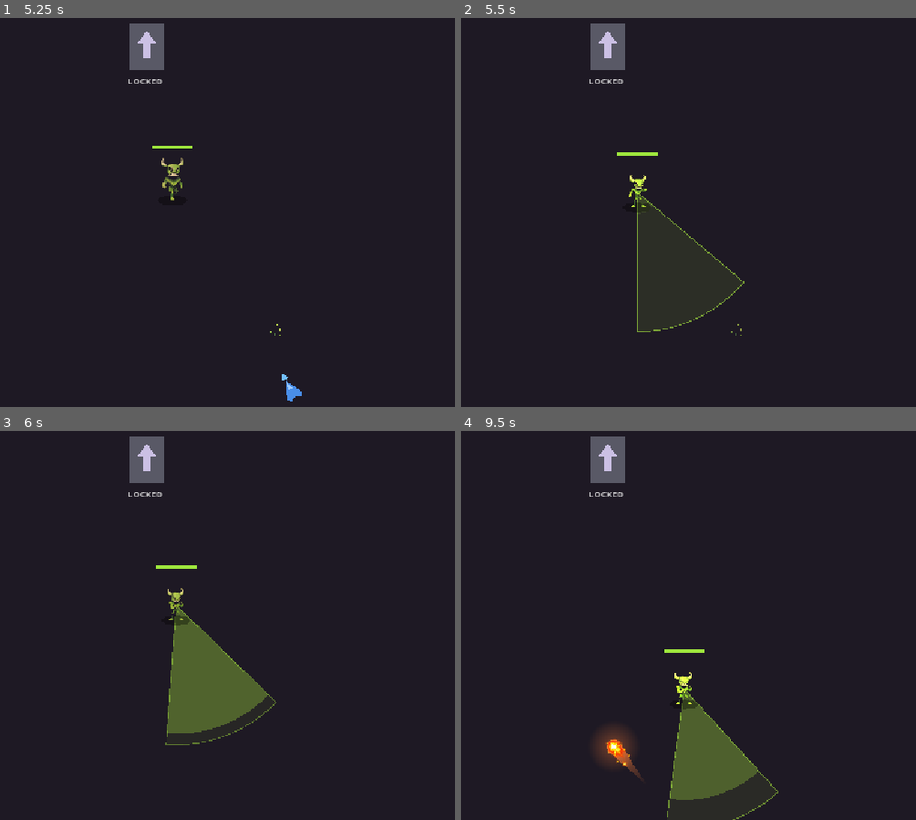
Above: before the commit, frames 1-4 (two rows, left to right).
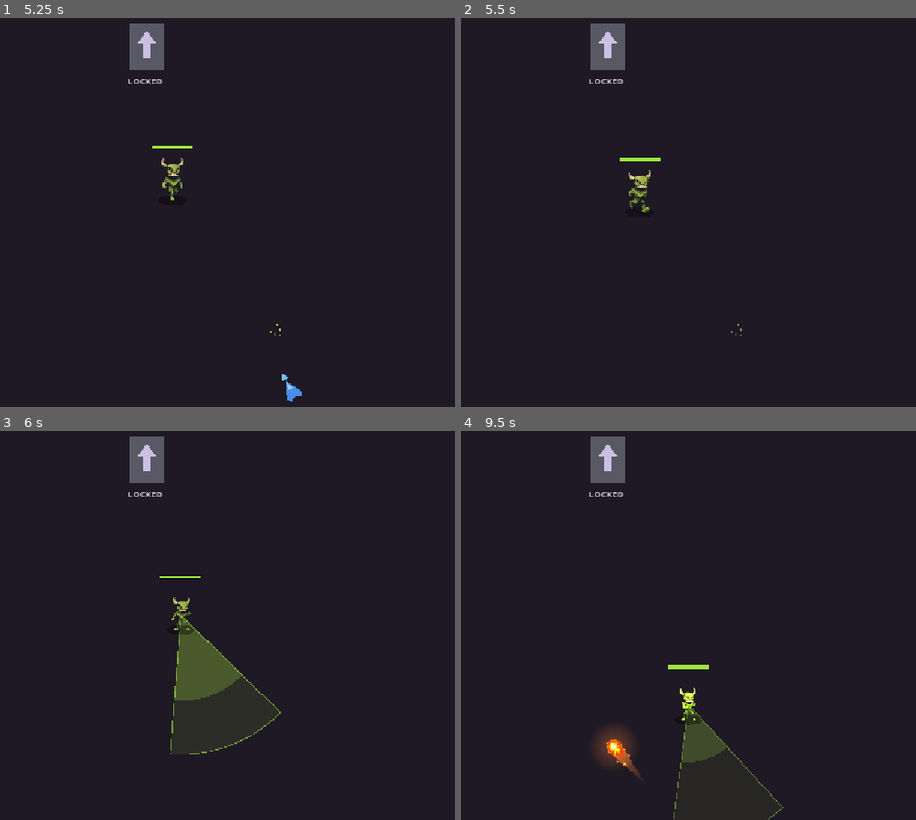
Above: after the commit, the same moments.

Repository: BestestGameStudio/gangU
Game: Godot game, scene res://scenes/test177_warlord.tscn
Same seed, same stepped clock (60 frames per second), same inputs: the game is played once before the commit and once after it. This scene is started directly instead of the project's main scene. Sound files missing from this copy of the repository are replaced by a short silence.
Inputs (mouse positions are in pixels of both pictures, inside the frame that each line leads up to):
- Up to frame 1 (5.25 s): tap Enter at 0.5 s; move the mouse to (309, 181) at 0.52 s; hold D (move_right) 0.53-1.25 s; hold Space (cast) 0.53-1.25 s; click (309, 181) at 0.67 s; drag from (0, 220) to (145, 45) at 1.27 s; move the mouse to (218, 111) at 2.02 s; hold D (move_right) 2.03-2.75 s; tap H (heal) at 2.1 s; drag from (109, 282) to (outside the picture) at 2.77 s; move the mouse to (364, 263) at 3.52 s; hold A (move_left) 3.53-4.25 s; right-click (364, 263) at 3.6 s; drag from (outside the picture) to (36, 99) at 4.27 s; move the mouse to (182, 200) at 5.02 s; hold S (move_down) from 5.03 s (still down); tap C at 5.1 s; click (182, 200) at 5.17 s
- Up to frame 2 (5.5 s): keep holding S (move_down)
- Up to frame 3 (6 s): release S (move_down) at 5.75 s; drag from (36, 512) to (0, 633) at 5.77 s
- Up to frame 4 (9.5 s): move the mouse to (770, 594) at 6.52 s; hold W (move_up) 6.53-7.25 s; tap M at 6.6 s; drag from (461, 633) to (633, 804) at 7.27 s; move the mouse to (679, 524) at 8.02 s; hold S (move_down) 8.03-8.75 s; tap R at 8.1 s; drag from (570, 695) to (outside the picture) at 8.77 s

Frame 1 is identical in both runs. In frame 2, 0.7% of the frame differs, in the area x 34-63%, y 34-81%; in frame 3, 2.9%, in the area x 34-62%, y 34-84%; in frame 4, 2.7%.

Commit message:
#513 E: enemy_behavior_warlord reads base tuning vars (Refs #513)
Refactored attack-related functions into a single configuration function.

Diff:
--- a/scripts/enemy_behavior_warlord.gd
+++ b/scripts/enemy_behavior_warlord.gd
@@ -63,23 +63,13 @@
 
 # --- BossBehavior hooks ------------------------------------------------------
 
-func _first_attack_delay() -> float:
-	return FIRST_ATTACK_DELAY
-
-func _attack_interval() -> float:
-	return ATTACK_INTERVAL
-
-func _enraged_interval() -> float:
-	return ENRAGED_INTERVAL
-
-func _recover_time() -> float:
-	return RECOVER_TIME
-
-func _windup_time(which: int) -> float:
-	return WINDUP_TIME[which]
-
-func _windup_anim(which: int) -> StringName:
-	return WINDUP_ANIM[which]
+func _configure() -> void:
+	first_attack_delay = FIRST_ATTACK_DELAY
+	attack_interval = ATTACK_INTERVAL
+	enraged_interval = ENRAGED_INTERVAL
+	recover_time = RECOVER_TIME
+	windup_times = WINDUP_TIME
+	windup_anims = WINDUP_ANIM
 
 func _step(enemy: Enemy, player: Player, to_player: Vector2, delta: float, tele: BossTelegraph) -> void:
 	var dist: float = to_player.length()
